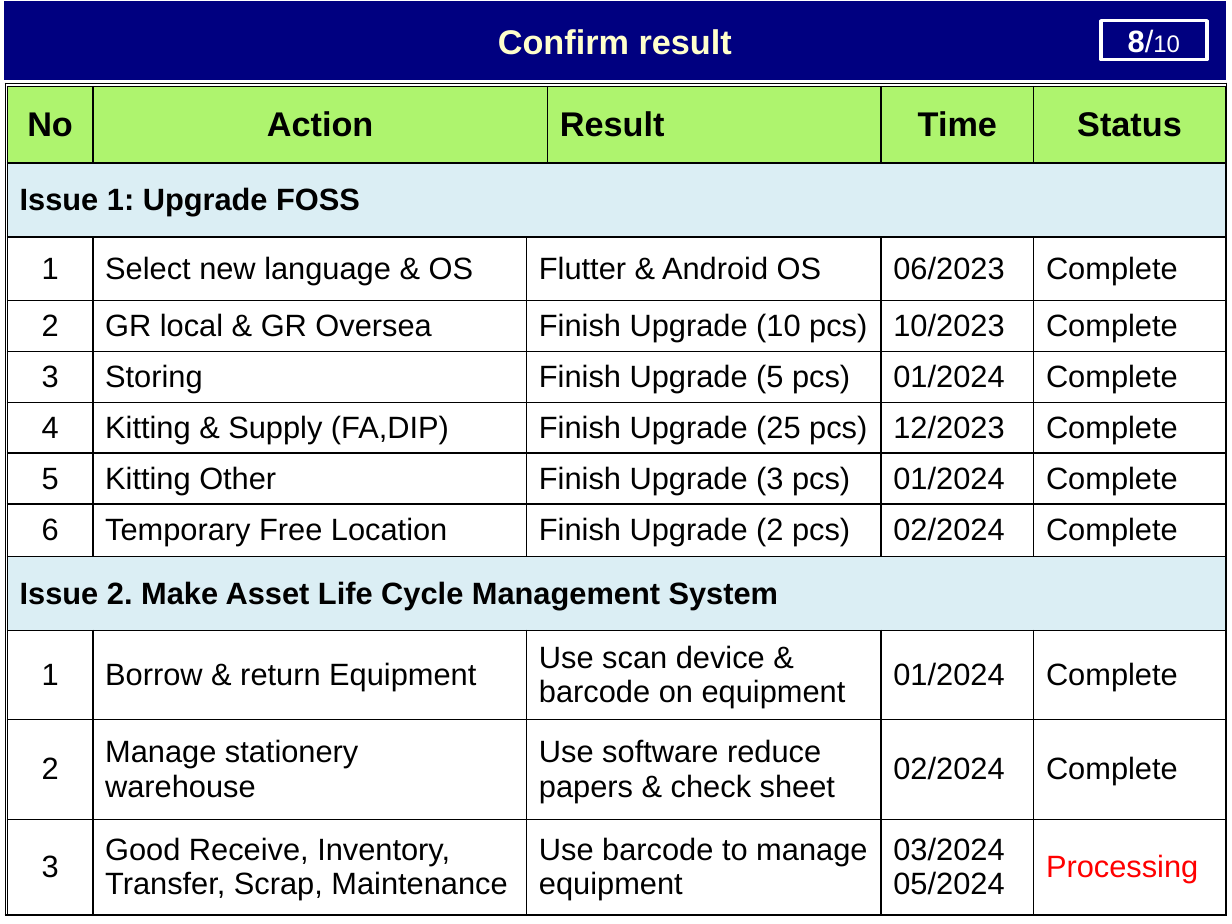
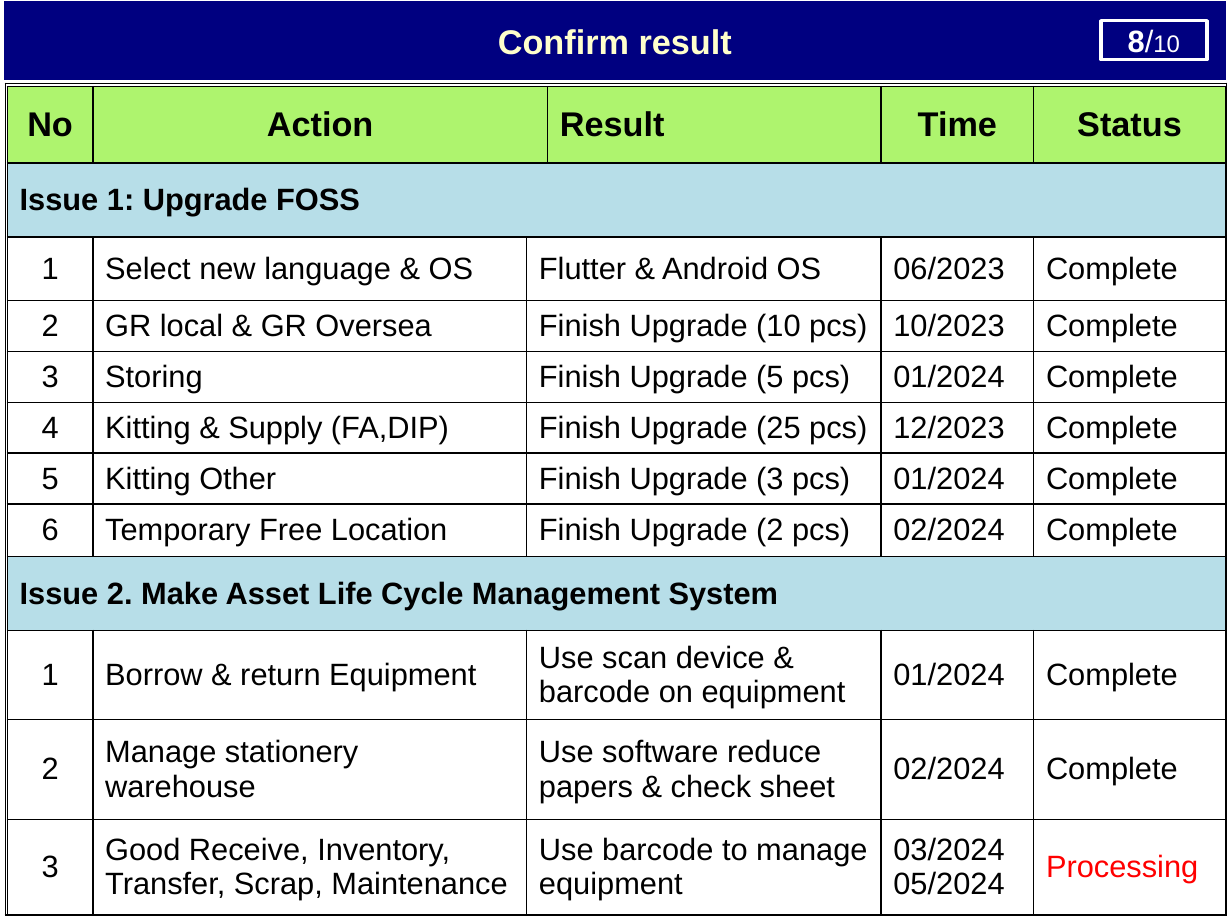
Before and after one commit to thietbicongnghevietnam/ReportPSNV, a slide deck: slide 9 of Report_test.pptx. Drawn at 1232x924 pixels with LibreOffice and Linux fonts; fonts in the diff are those of the drawing. Boxes give left, top, right and bottom in pixels: in the first picture for what was removed or moved away, otherwise in the second. Text is boxed around its words. In the diff, an @@ line names an element or a change of style, - is before the commit and + after.

```diff
--- a/Report_test.pptx
+++ b/Report_test.pptx
@@ table at [7,86,1226,914] @@
@@ fill #DBEEF4 to #B7DEE8 in 2 cells @@
```
Also in this commit, not shown: 8 other slides changed.
